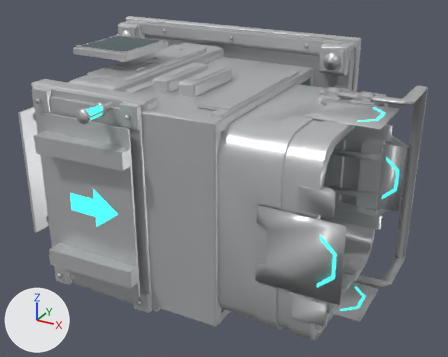
A saved change to the OBJ model assets/models/lods/SM_TeleporterItemOutput_LOD2.obj.
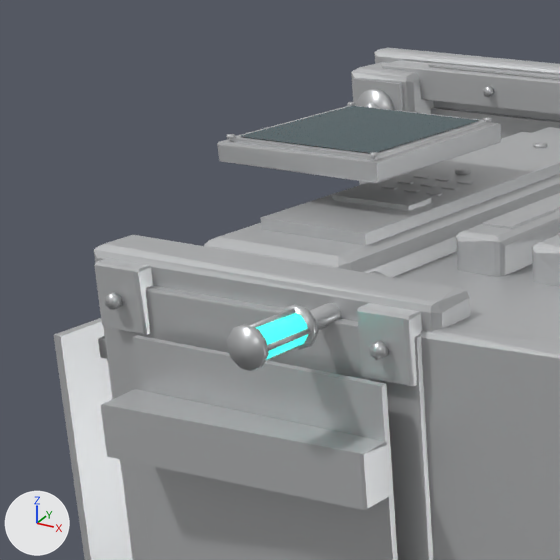
Each version is shown whole from a 50 mm lens placed at (374.0, -730.0, 283.0), pointed at (57.0, -153.0, -5.0), then close up on the part from 0% to 42% of the width and 0% to 53% of the height. Lighting does not change. The marker at lower left points along +X, +Y and +Z. The older version's two pictures come first. Where no turn or scale is listed for an object, it has been applied to the vertices.

Names of what the first close-up shows: 'SM_TeleporterItemOutput.001'.
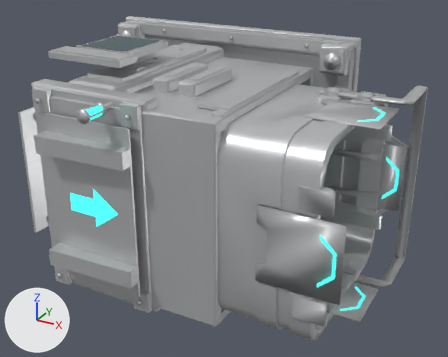
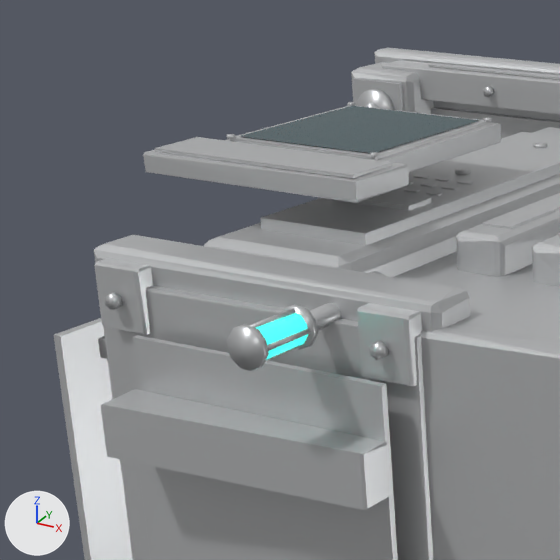
Location of each change, (x1, y1, x2, y2) in pixels of the close-ups (560 x 560 px):
part 1 of me_sm_teleporteritemoutput_001, added: after (155, 137, 392, 178)
part 2 of me_sm_teleporteritemoutput_001, built on: before (280, 307, 330, 350); after (143, 150, 409, 350)

The change in detail:
me_sm_teleporteritemoutput_001 is used by ob_sm_teleporteritemoutput_001; location (0.0, 0.0, 0.0).
me_sm_teleporteritemoutput_001 had 3484 vertices, 6014 faces, 13 loose edges and spanned x -180.0..253.0, y -323.0..0.0, z -146.0..146.0.
me_sm_teleporteritemoutput_001 now has 3514 vertices, 6066 faces, 13 loose edges and spans x -180.0..253.0, y -323.0..0.0, z -146.0..146.0.
me_sm_teleporteritemoutput_001 part 1: a new loose piece, a box spanning x -98.4..-11.6, y -245.9..-224.1, z 143.7..144.9, in mat_factory (light grey #c8cacb).
Part 2, on me_sm_teleporteritemoutput_001:
16 vertices are removed from x -38.0..138.0, y -305.0..-68.0, z -64.0..114.0.
79 faces are deleted.
3 vertices move from x -38.0..138.0, y -146.0..-83.0, z -50.0..55.0 to x -39.0..139.0, y -151.0..-83.0, z -48.0..54.0.
38 vertices are added at x -102.0..139.0, y -305.0..-66.0, z -64.0..144.0.
104 new faces join them, mat_factory (light grey #c8cacb).
15 new faces join them, mat_signal (cyan #38ead6, glowing cyan #3effe9).
